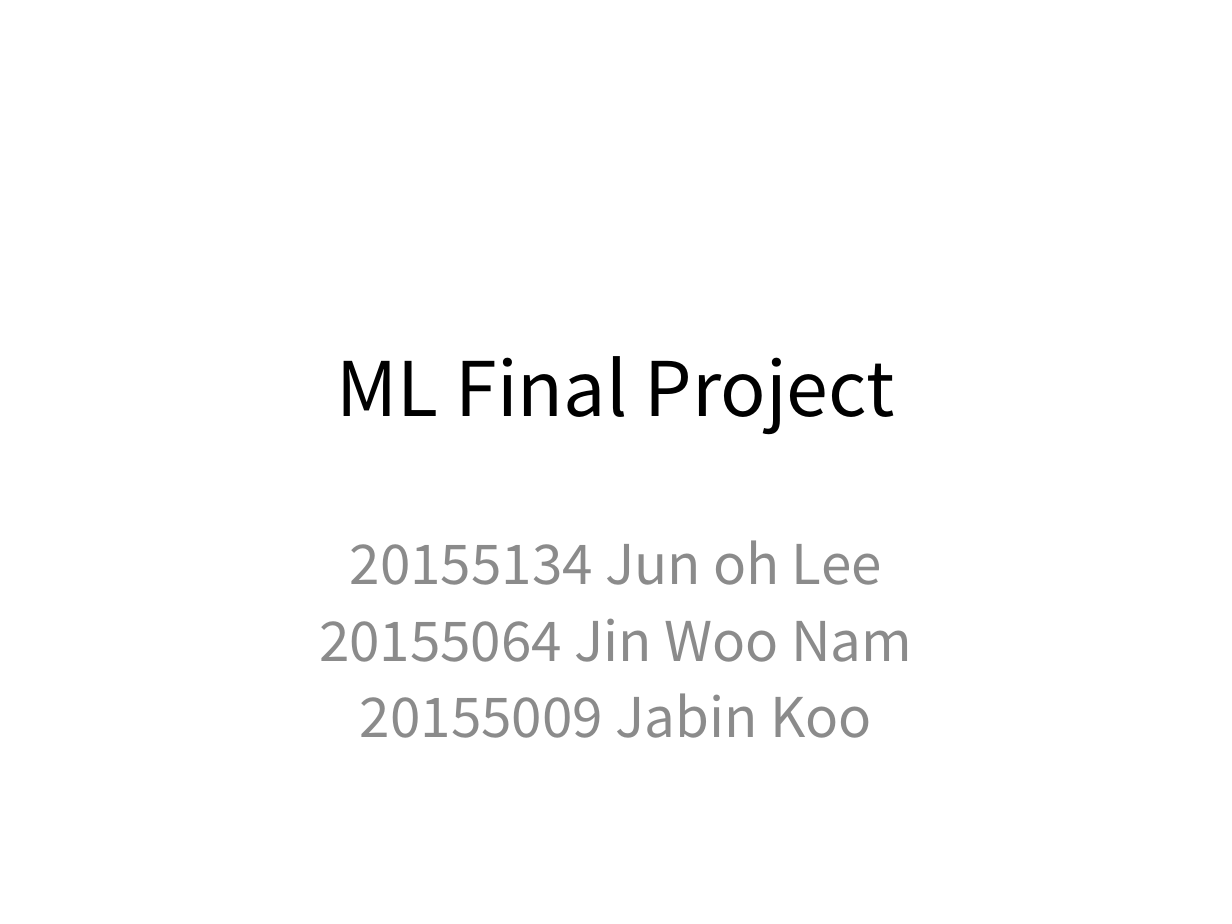
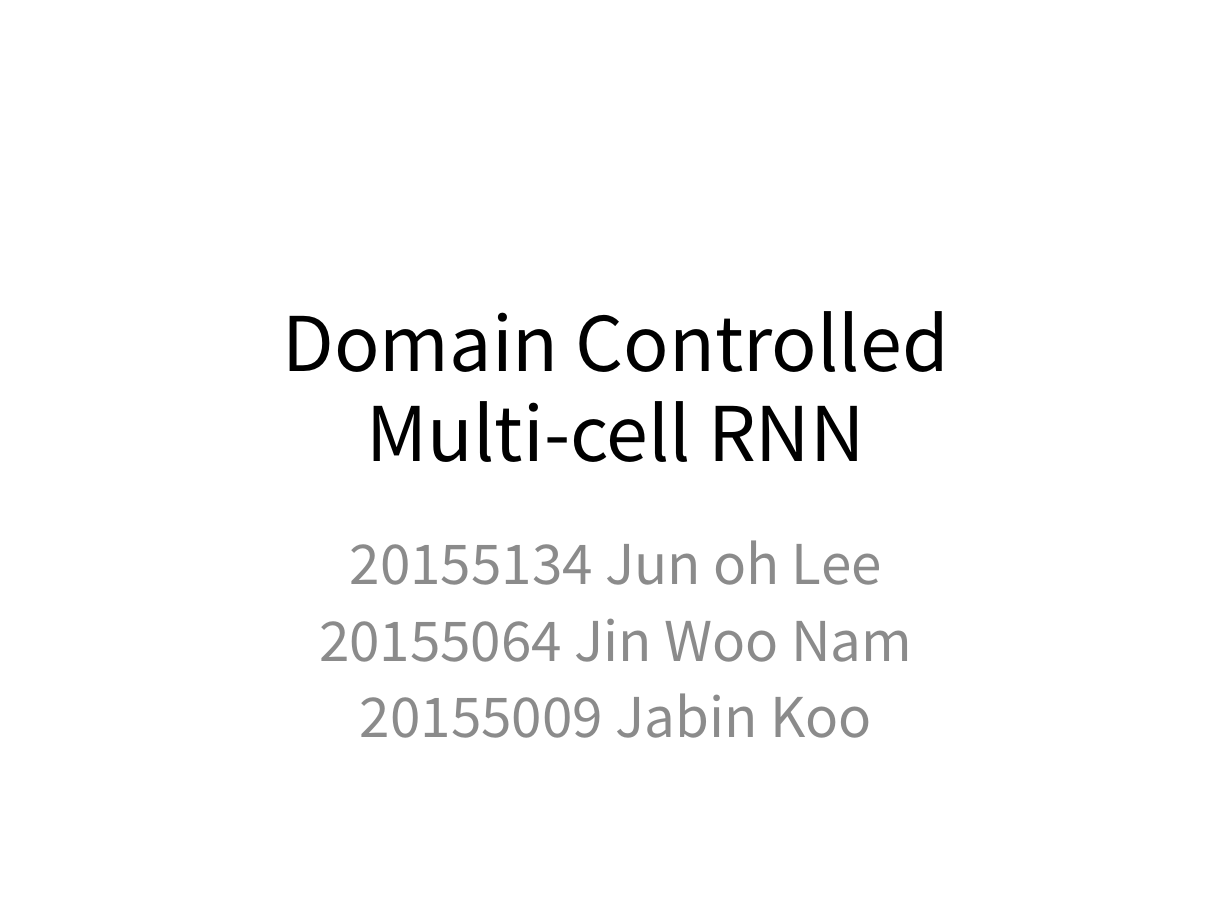
Before and after one commit to skaws2003/MLDLFP-code, a slide deck: slide 1 of ML Final Project presentation.pptx. Drawn at 1232x924 pixels with LibreOffice and Linux fonts; fonts in the diff are those of the drawing. Boxes give left, top, right and bottom in pixels: in the first picture for what was removed or moved away, otherwise in the second. Text is boxed around its words. In the diff, an @@ line names an element or a change of style, - is before the commit and + after.

```diff
--- a/ML Final Project presentation.pptx
+++ b/ML Final Project presentation.pptx
@@ title at (x1=283, y1=311, x2=949, y2=462): text changed @@
-ML Final Project
+Domain Controlled
+Multi-cell RNN
```
Also in this commit, not shown: 3 other slides changed.
